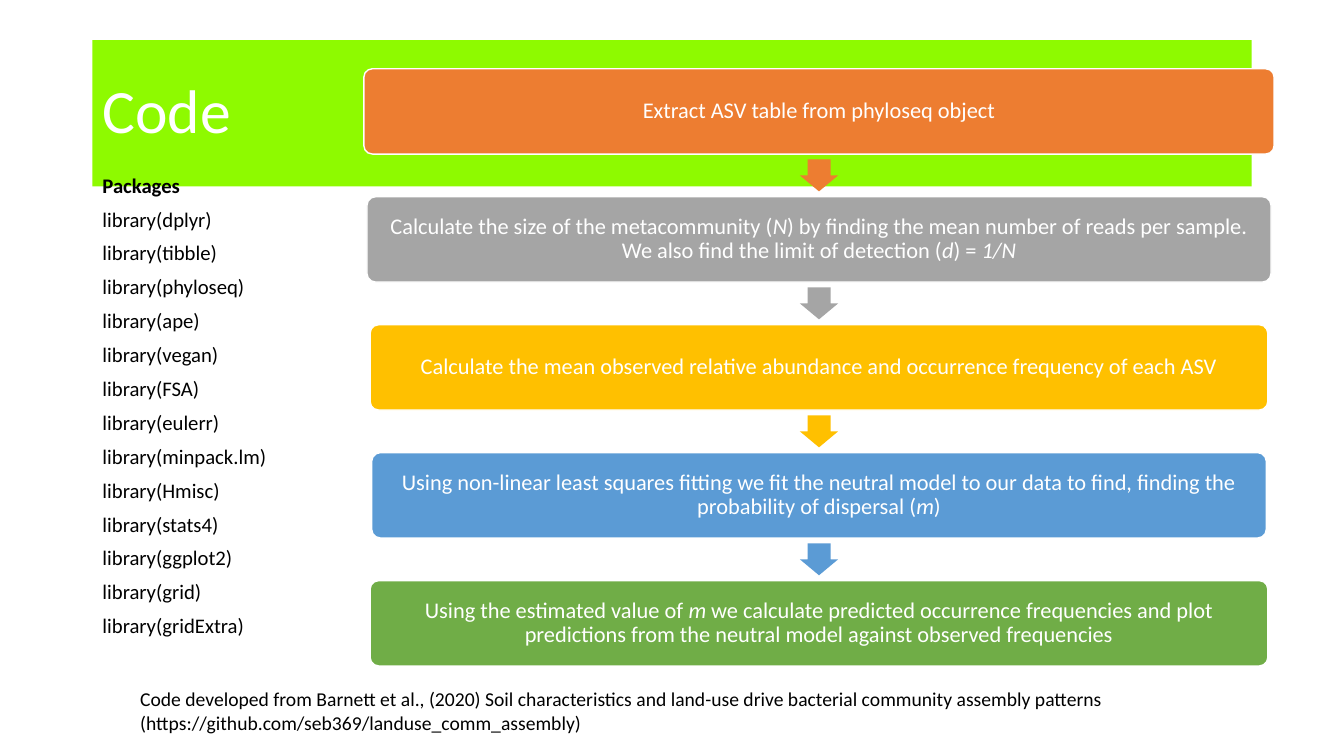
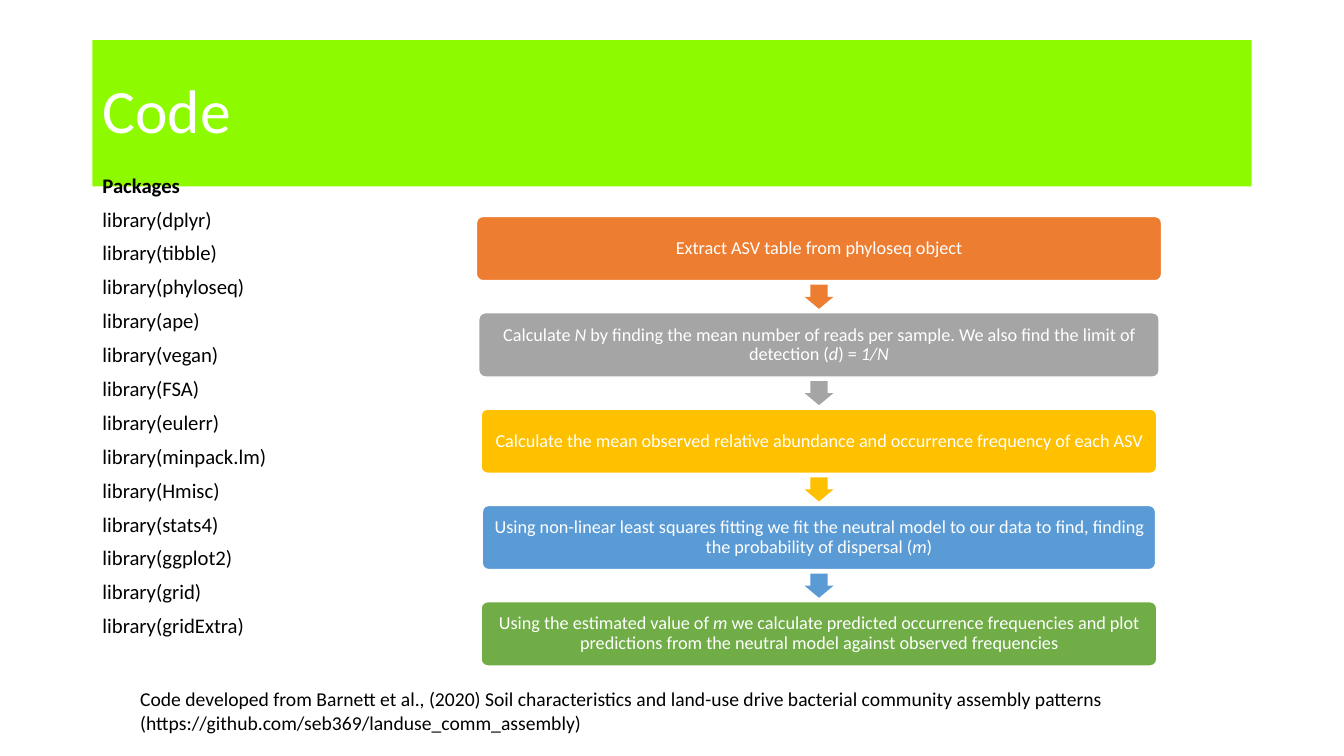
Before and after one commit to amysolman/PhD, a slide deck: slide 18 of Projects/Chapter1/community-assembly-edit.pptx (slide 17 before the commit). Drawn at 1344x756 pixels with LibreOffice and Linux fonts; fonts in the diff are those of the drawing. Boxes give left, top, right and bottom in pixels: in the first picture for what was removed or moved away, otherwise in the second. Text is boxed around its words. In the diff, an @@ line names an element or a change of style, - is before the commit and + after.

```diff
--- a/Projects/Chapter1/community-assembly-edit.pptx
+++ b/Projects/Chapter1/community-assembly-edit.pptx
@@ rounded rectangle removed at <box>364,69,1274,154</box> @@
@@ rounded rectangle: place and size @@
-rounded rectangle at <box>367,197,1271,282</box>
+rounded rectangle at <box>477,217,1163,281</box>
@@ rounded rectangle at <box>477,217,1163,281</box>: fill #A5A5A5 to #ED7D31 @@
@@ size 16 to 13 pt; less space between paragraphs in 4 elements at <box>499,616,1139,652</box>, <box>495,520,1144,556</box>, <box>496,434,1143,450</box>, <box>676,241,962,257</box> @@
@@ text "Extract ASV table from phyloseq ...": place and size @@
-text "Extract ASV table from phyloseq ..." at <box>643,102,995,122</box>
+text "Extract ASV table from phyloseq ..." at <box>676,241,962,257</box>
@@ right arrow: place and size @@
-right arrow at <box>801,159,839,192</box>
+right arrow at <box>805,285,834,309</box>
@@ rounded rectangle added at <box>479,313,1159,377</box>, fill #A5A5A5, outline #FFFFFF 1 pt @@
@@ text at <box>503,328,1135,362</box>: text changed; size 16 to 13 pt @@
-Calculate the size of the metacommunity (N) by finding the mean number of reads per sample. We also find the limit of detection (d) = 1/N
+Calculate N by finding the mean number of reads per sample. We also find the limit of detection (d) = 1/N
@@ right arrow: place and size @@
-right arrow at <box>801,287,839,320</box>
+right arrow at <box>805,382,834,406</box>
@@ rounded rectangle: place and size @@
-rounded rectangle at <box>370,325,1268,410</box>
+rounded rectangle at <box>481,409,1156,474</box>
@@ text "Calculate the mean observed relative ...": place and size @@
-text "Calculate the mean observed relative ..." at <box>421,358,1217,378</box>
+text "Calculate the mean observed relative ..." at <box>496,434,1143,450</box>
@@ right arrow: place and size @@
-right arrow at <box>801,415,839,448</box>
+right arrow at <box>805,477,834,502</box>
@@ rounded rectangle: place and size @@
-rounded rectangle at <box>372,453,1267,538</box>
+rounded rectangle at <box>483,505,1156,570</box>
@@ text "Using non-linear least squares fitting ...": place and size @@
-text "Using non-linear least squares fitting ..." at <box>402,474,1235,518</box>
+text "Using non-linear least squares fitting ..." at <box>495,520,1144,556</box>
@@ right arrow: place and size @@
-right arrow at <box>801,543,839,576</box>
+right arrow at <box>805,574,834,598</box>
@@ rounded rectangle: place and size @@
-rounded rectangle at <box>370,581,1268,666</box>
+rounded rectangle at <box>481,602,1156,666</box>
@@ text "Using the estimated value of ...": place and size @@
-text "Using the estimated value of ..." at <box>425,602,1212,646</box>
+text "Using the estimated value of ..." at <box>499,616,1139,652</box>
```
Also in this commit, not shown: 3 other slides changed, 1 slide added, 10 other files.
